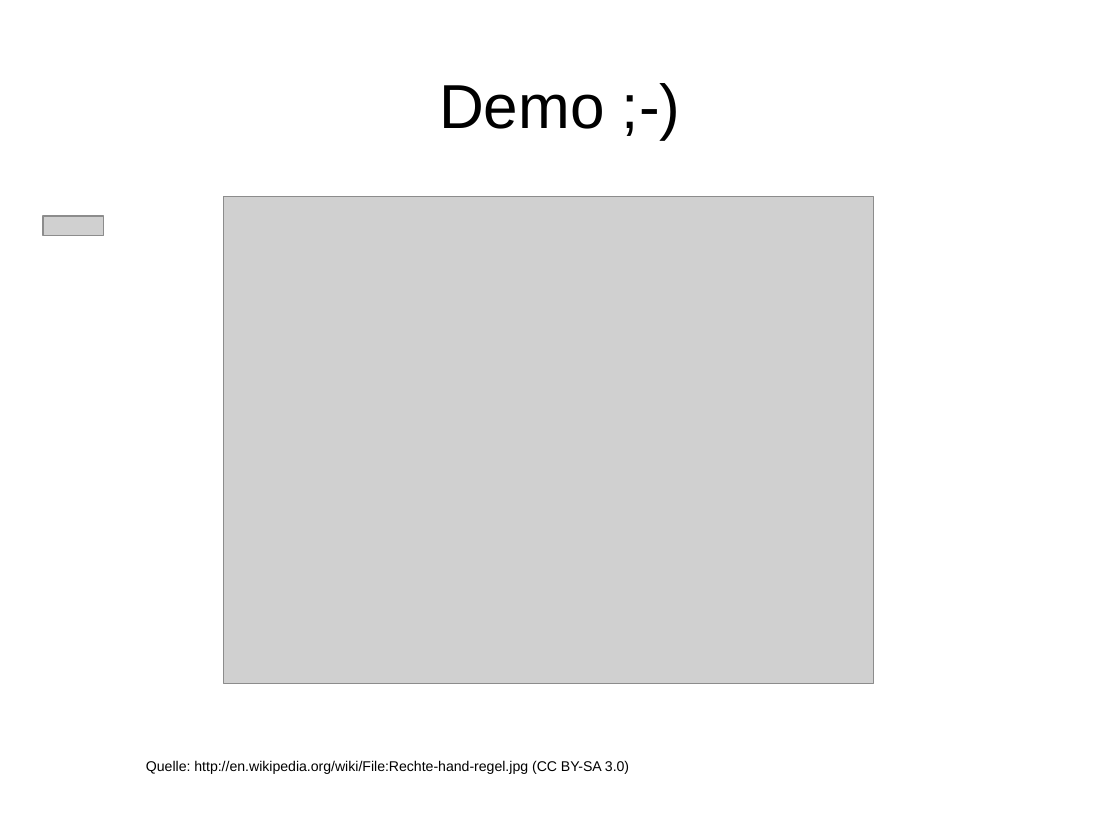
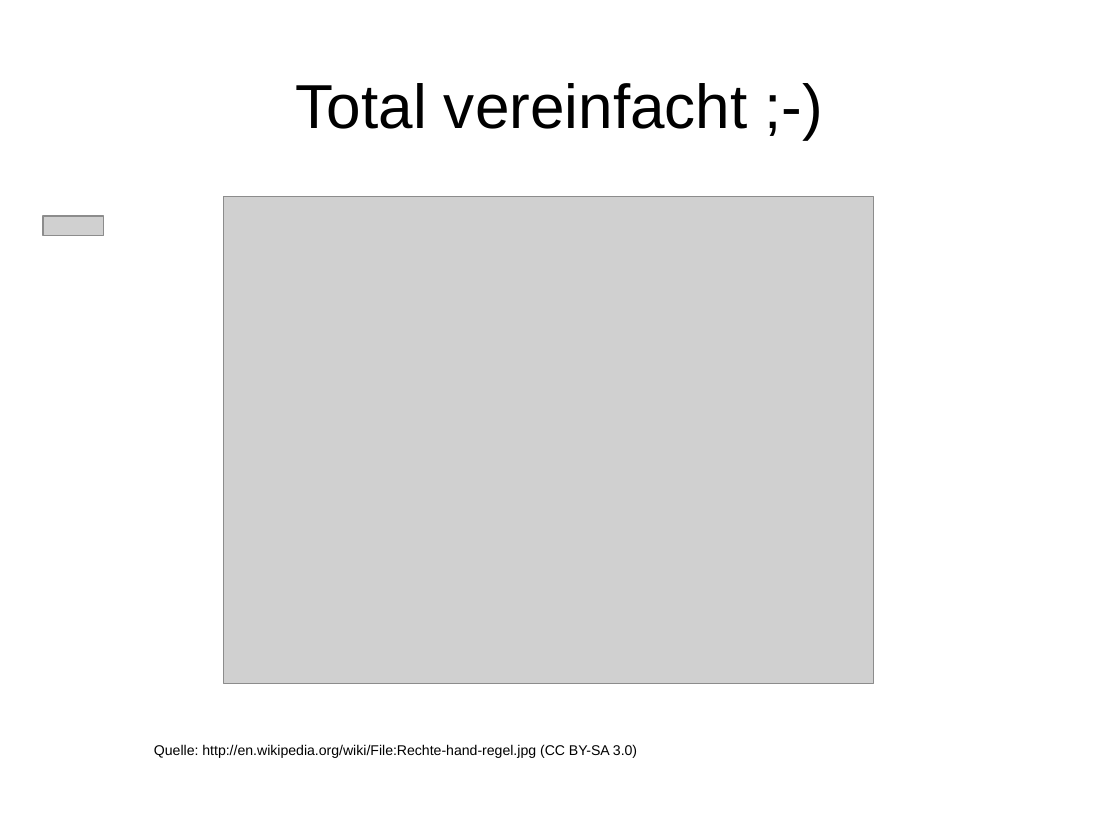
Before and after one commit to nitram509/preZENtations, a slide deck: slide 9 of vector-space-classification/sketch.odp (slide 12 before the commit). Drawn at 1120x840 pixels with LibreOffice and Linux fonts; fonts in the diff are those of the drawing; grey boxes stand for pictures. Boxes give left, top, right and bottom in pixels: in the first picture for what was removed or moved away, otherwise in the second. Text is boxed around its words. In the diff, an @@ line names an element or a change of style, - is before the commit and + after.

```diff
--- a/vector-space-classification/sketch.odp
+++ b/vector-space-classification/sketch.odp
@@ title at <box>296,83,747,129</box>: text changed @@
-Demo ;-)
+Total vereinfacht ;-)
@@ text "Quelle: http://en.wikipedia.org/wiki/File:Rechte-hand-regel. ...": place and size @@
-text "Quelle: http://en.wikipedia.org/wiki/File:Rechte-hand-regel. ..." at <box>146,760,629,774</box>
+text "Quelle: http://en.wikipedia.org/wiki/File:Rechte-hand-regel. ..." at <box>154,744,637,758</box>
```
Also in this commit, not shown: 3 other slides changed, 1 slide added, 2 slides removed, 5 other files.
